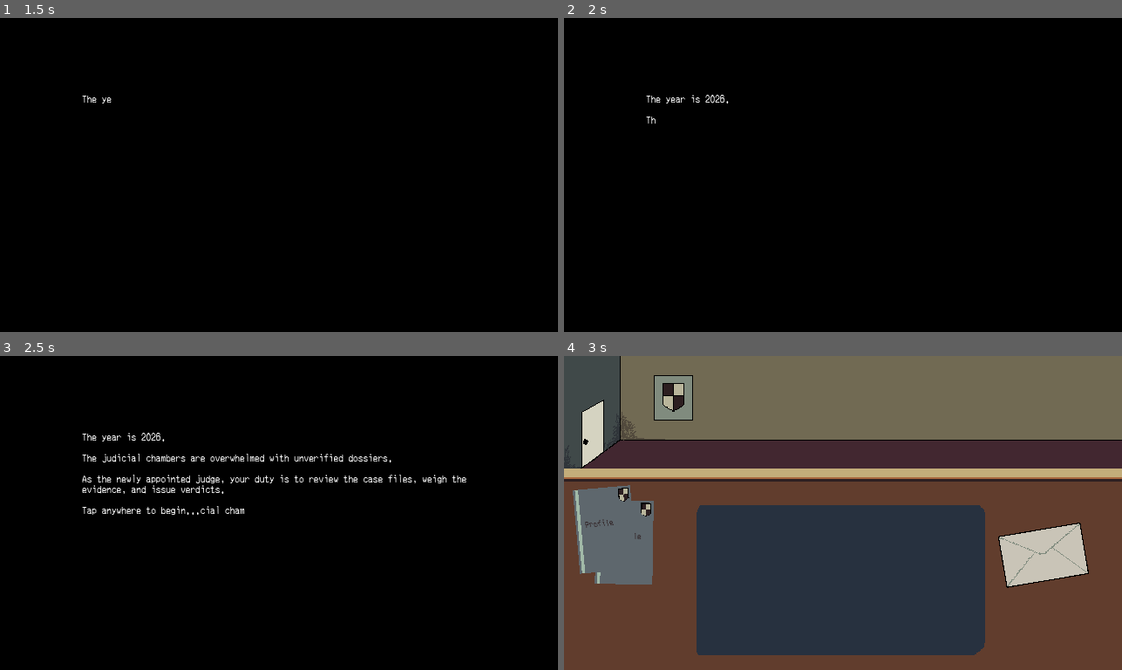
Above: before the commit, frames 1-4 (two rows, left to right).
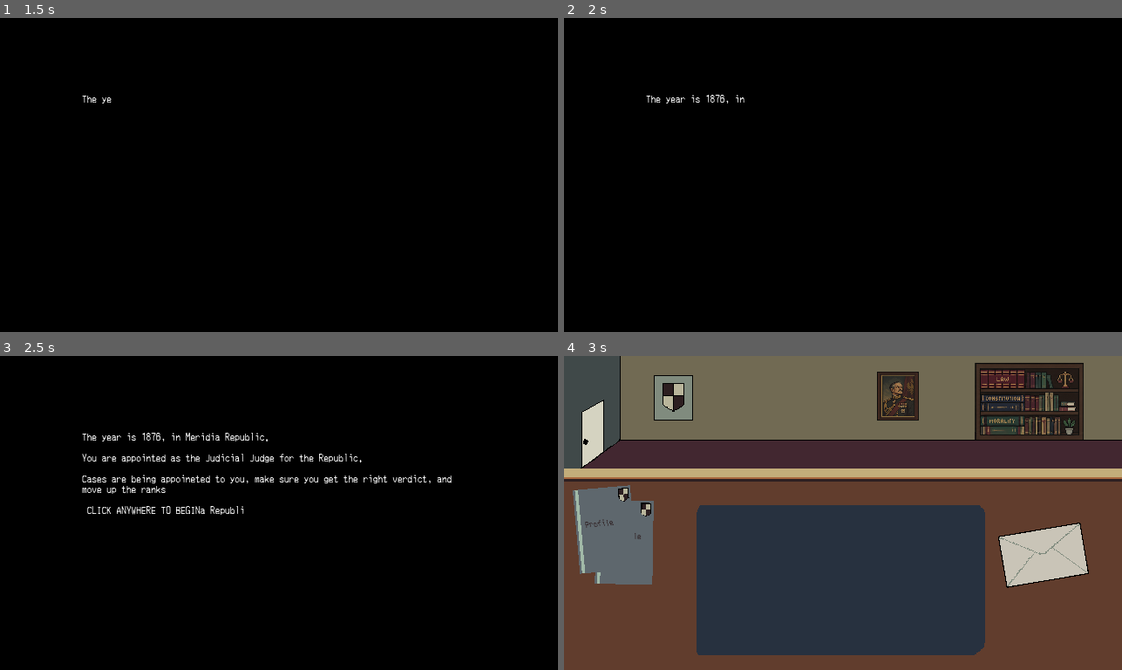
Above: after the commit, the same moments.

Repository: nanda-gopal-sb/sentenced
Game: Godot game, scene res://scenes/StartMenu.tscn
Two runs of this game, one before a commit and one after it. Both use one fixed random seed, a clock stepped at 60 frames per second and the inputs below.
Inputs (mouse positions are in pixels of both pictures, inside the frame that each line leads up to):
- Up to frame 1 (1.5 s): click (290, 206) at 0.52 s; type "Alex" at 0.6 s; click "Start Game" at 1.25 s
- Up to frame 2 (2 s): no input
- Up to frame 3 (2.5 s): move the mouse to (401, 497) at 2.02 s; click (401, 497) at 2.17 s
- Up to frame 4 (3 s): drag from (731, 528) to (815, 575) at 2.77 s

Frame 1 is identical in both runs. In frame 2, less than 0.1% of the frame differs, in the area x 14-33%, y 24-34%; in frame 3, 2.2%; in frame 4, 5.9%, in the area x 7-94%, y 2-30%.

Commit message:
feat : added sprite for man, added additional context scene

Diff:
--- a/scenes/ChamberScene.tscn
+++ b/scenes/ChamberScene.tscn
@@ -3,7 +3,9 @@
 [ext_resource type="Texture2D" uid="uid://gr6aoncx7hav" path="res://assets/sprites/chamber_scene.png" id="2_556kj"]
 [ext_resource type="Script" uid="uid://bln3bialsyj20" path="res://scripts/game/ChamberScene.gd" id="3_5k8bo"]
 [ext_resource type="Texture2D" uid="uid://dmsenbqhd8yye" path="res://assets/sprites/desk.png" id="3_b3u6c"]
+[ext_resource type="Texture2D" uid="uid://s3fg7w8jtv3l" path="res://assets/sprites/book_shelf.png" id="5_q0mrl"]
 [ext_resource type="AudioStream" uid="uid://cjafg1wk8oej" path="res://assets/sounds/chamber.wav" id="5_tdh1v"]
+[ext_resource type="Texture2D" uid="uid://bl80npyqsc334" path="res://assets/sprites/picture.png" id="6_q0mrl"]
 
 [node name="Control" type="Control" unique_id=1025668268]
 layout_mode = 3
@@ -69,3 +71,21 @@
 stream = ExtResource("5_tdh1v")
 volume_db = -1.01
 autoplay = true
+
+[node name="TextureRect" type="TextureRect" parent="." unique_id=1071239269]
+layout_mode = 0
+offset_left = 471.0
+offset_top = 7.0
+offset_right = 596.0
+offset_bottom = 96.0
+texture = ExtResource("5_q0mrl")
+expand_mode = 1
+
+[node name="Portrait" type="TextureRect" parent="." unique_id=70333135]
+layout_mode = 0
+offset_left = 359.0
+offset_top = 18.0
+offset_right = 407.0
+offset_bottom = 74.0
+texture = ExtResource("6_q0mrl")
+expand_mode = 1
--- a/scenes/info_screen.tscn
+++ b/scenes/info_screen.tscn
@@ -1,8 +1,8 @@
 [gd_scene format=3 uid="uid://byqfchq4d4efr"]
 
-[ext_resource type="AudioStream" uid="uid://cui25ep8yspn3" path="res://assets/sounds/type.mp3" id="1_rtefb"]
-[ext_resource type="Script" uid="uid://c5ie0i4k0v3m3" path="res://scripts/info_screen.gd" id="1_ui1d1"]
-[ext_resource type="FontFile" uid="uid://dbg3y0uc8tdg7" path="res://assets/fonts/Merchant Copy.ttf" id="2_yi24a"]
+[ext_resource type="Script" uid="uid://c5ie0i4k0v3m3" path="res://scripts/info_screen.gd" id="1_k7laa"]
+[ext_resource type="FontFile" uid="uid://dbg3y0uc8tdg7" path="res://assets/fonts/Merchant Copy.ttf" id="2_mbc7r"]
+[ext_resource type="AudioStream" uid="uid://cui25ep8yspn3" path="res://assets/sounds/type.mp3" id="3_xlwc2"]
 
 [node name="InfoScreen" type="Control" unique_id=1386196139]
 layout_mode = 3
--- a/scripts/info_screen.gd
+++ b/scripts/info_screen.gd
@@ -5,7 +5,7 @@
 @onready var typewriter_audio: AudioStreamPlayer = $TypewriterAudio
 
 # Write your contextual lore text here
-@export_multiline var intro_text: String = "The year is 2026.\n\nThe judicial chambers are overwhelmed with unverified dossiers.\n\nAs the newly appointed judge, your duty is to review the case files, weigh the evidence, and issue verdicts.\n\nTap anywhere to begin..."
+@export_multiline var intro_text: String = "The year is 1876, in Meridia Republic.\n\nYou are appointed as the Judicial Judge for the Republic.\n\nCases are being appoineted to you, make sure you get the right verdict, and move up the ranks\n\n CLICK ANYWHERE TO BEGIN"
 
 var is_typing: bool = true
 
Binary file added: assets/sprites/book_shelf.png
Not shown, added: assets/sprites/book_shelf.png.import
Binary file changed: assets/sprites/chamber_scene.png
Binary file added: assets/sprites/picture.png
Not shown, added: assets/sprites/picture.png.import
Not shown: 2 places in scenes/info_screen.tscn that only renumber resources
